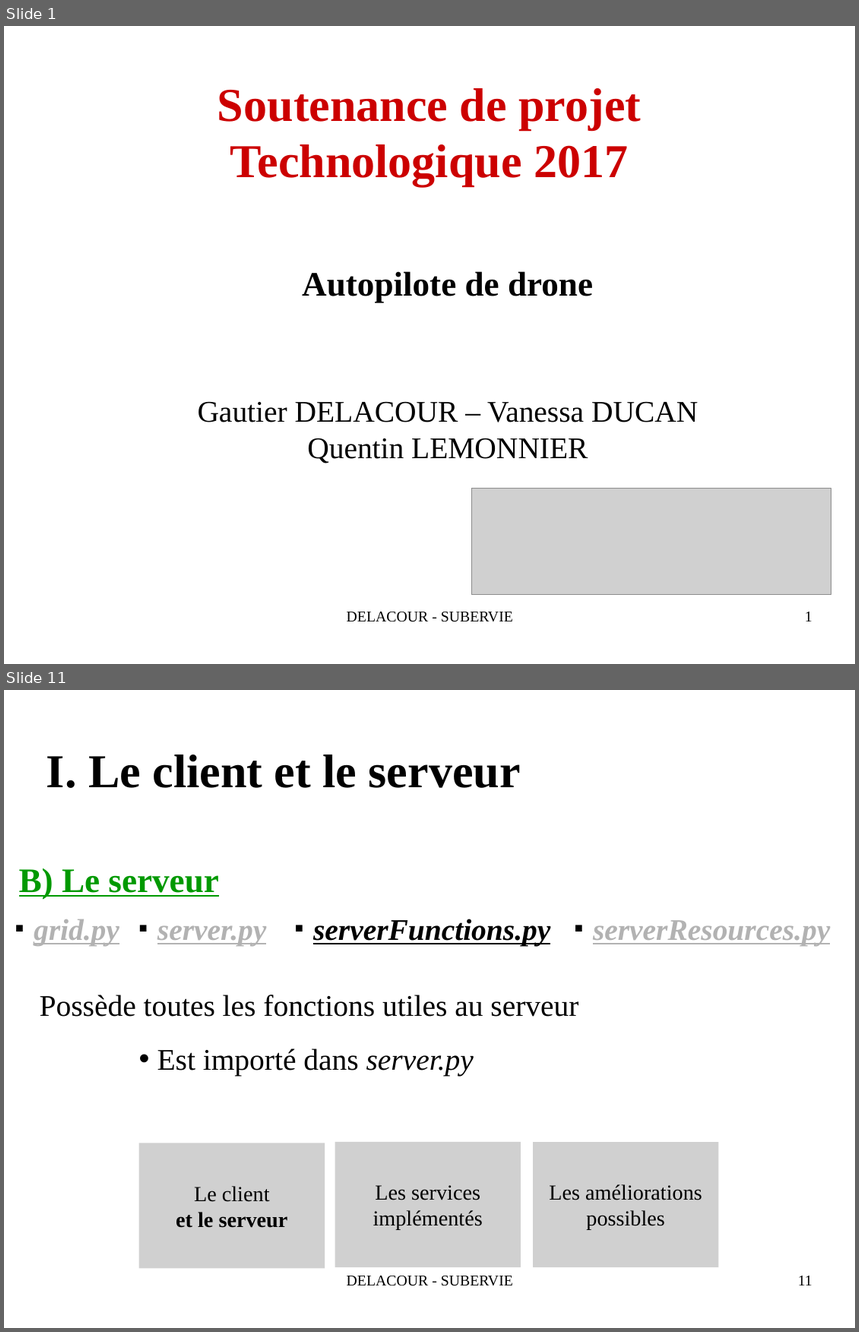
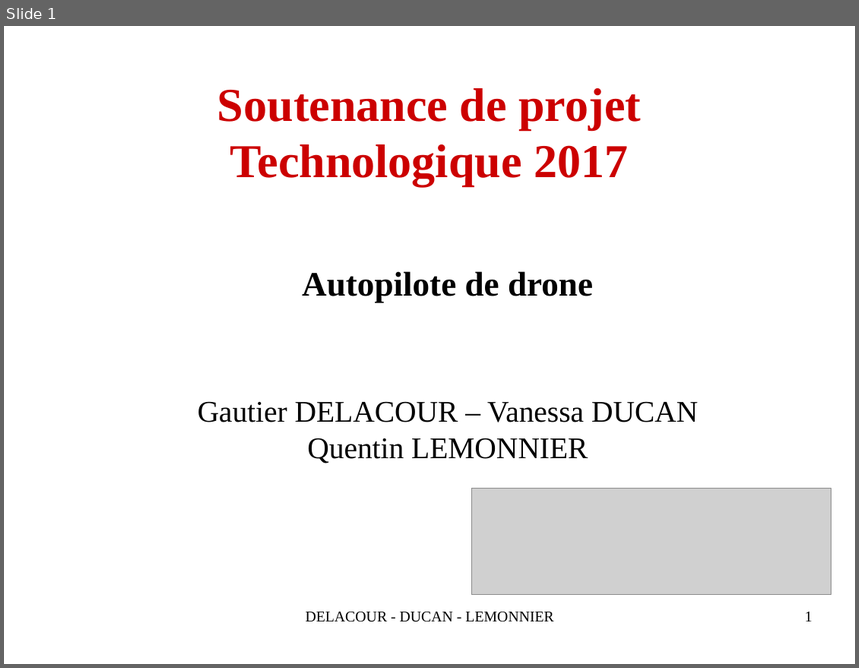
Before and after one commit to QuentinLem/ProjetTech-AutoPilot, a slide deck: doc/SoutenanceProjetReseau2016.odp. Shown one above the other, each under a label of ours: slides 1 and 11 before the commit, slide 1 after it; the slides between them are not shown. The pictures are 859x1332 and 859x668 pixels, drawn with LibreOffice and Linux fonts; fonts in the diff are those of the drawing; grey boxes stand for pictures; background and template pictures are left out. Boxes give left, top, right and bottom in pixels: in the first picture for what was removed or moved away, otherwise in the second. Text is boxed around its words. In the diff, an @@ line names an element or a change of style, - is before the commit and + after.

```diff
--- a/doc/SoutenanceProjetReseau2016.odp
+++ b/doc/SoutenanceProjetReseau2016.odp
@@ slide 11 removed at (4,690,855,1328), background #FFFFFF @@
@@ title removed at (47,755,521,788) @@
-I. Le client et le serveur
@@ text removed at (19,869,218,899) @@
-B) Le serveur
@@ text removed at (34,920,120,946) @@
-■ grid.py
@@ text removed at (158,926,266,946) @@
-■ server.py
@@ text removed at (313,919,550,946) @@
-■ serverFunctions.py
@@ text removed at (593,920,830,946) @@
-■ serverResources.py
@@ text removed at (40,995,579,1017) @@
-Possède toutes les fonctions utiles au serveur
@@ text removed at (158,1049,474,1076) @@
-• Est importé dans server.py
@@ picture removed at (139,1144,325,1268) @@
-Le client
-et le serveur
@@ picture removed at (335,1143,522,1268) @@
-Les services
-implémentés
@@ picture removed at (533,1143,719,1268) @@
-Les améliorations
-possibles
@@ text removed at (347,1276,513,1287) @@
-DELACOUR - SUBERVIE
@@ page number removed at (798,1276,813,1286) @@
-11
@@ slide 1 changed as well @@
@@ text at (306,612,553,623): text changed @@
-DELACOUR - SUBERVIE
+DELACOUR - DUCAN - LEMONNIER
```
Also in this commit, not shown: 1 other slide changed, 18 slides added, 28 other slides removed.
